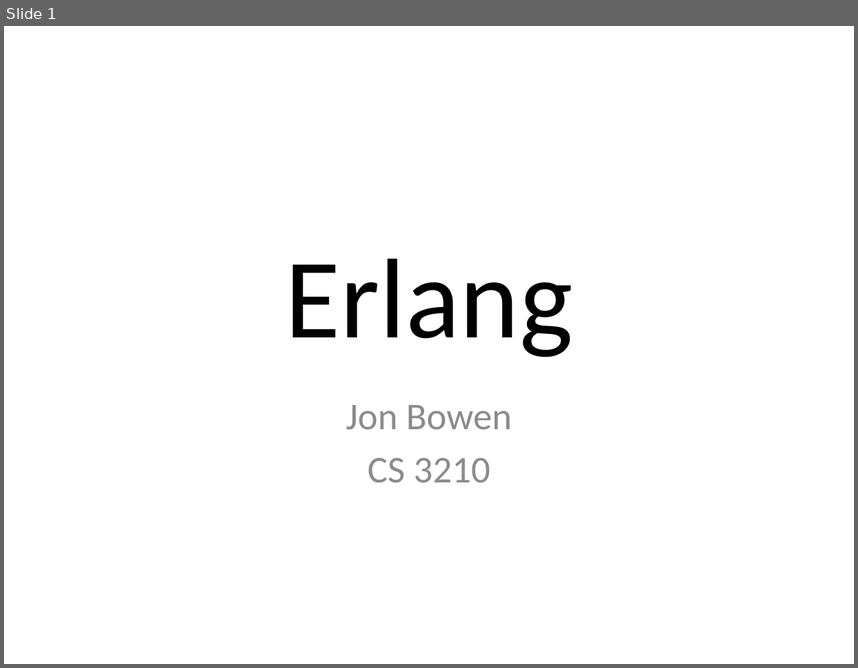
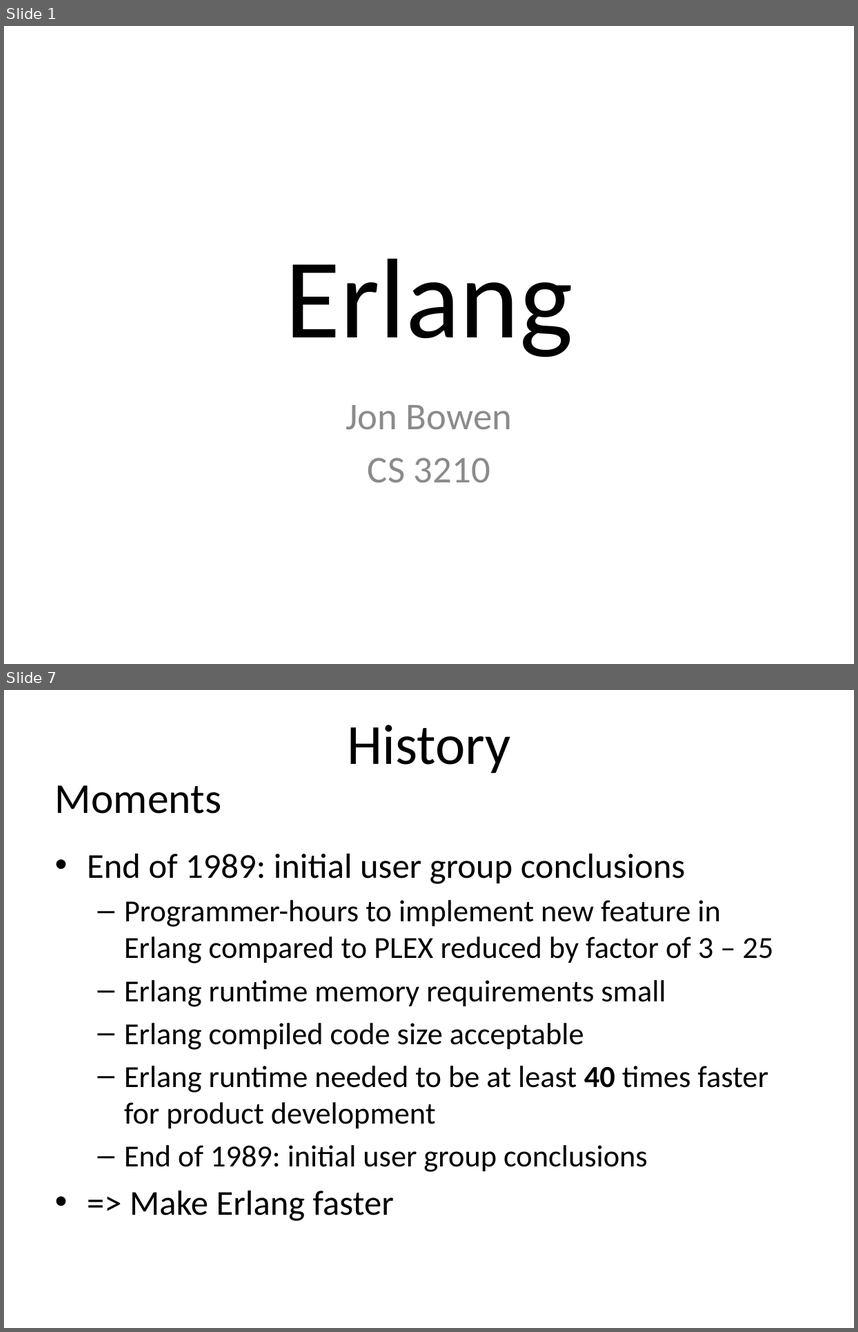
Before and after one commit to rmorgan1711/cs3210, a slide deck: teamProj/slides.pptx. Shown one above the other, each under a label of ours: slide 1 before the commit, slides 1 and 7 after it; the slides between them are not shown. The pictures are 858x668 and 858x1332 pixels, drawn with LibreOffice and Linux fonts; fonts in the diff are those of the drawing. Boxes give left, top, right and bottom in pixels: in the first picture for what was removed or moved away, otherwise in the second. Text is boxed around its words. In the diff, an @@ line names an element or a change of style, - is before the commit and + after.

Commit message:
presentation progress

```diff
--- a/teamProj/slides.pptx
+++ b/teamProj/slides.pptx
@@ slide 7 added at [4,690,854,1328], background #FFFFFF @@
@@ title added at [347,724,510,773], 48 pt, text #000000 @@
+History
@@ text added at [55,785,221,814], 36 pt, text #000000 @@
+Moments
@@ text added at [87,854,773,1221], 25.9 pt, text #000000 @@
+• End of 1989: initial user group conclusions
+  – Programmer-hours to implement new feature in Erlang compared to PLEX reduced by factor of 3 – 25
+  – Erlang runtime memory requirements small
+  – Erlang compiled code size acceptable
+  – Erlang runtime needed to be at least 40 times faster for product development
+  – End of 1989: initial user group conclusions
+• => Make Erlang faster
```
Also in this commit, not shown: 7 other slides added, 1 slide removed, 1 other file.
